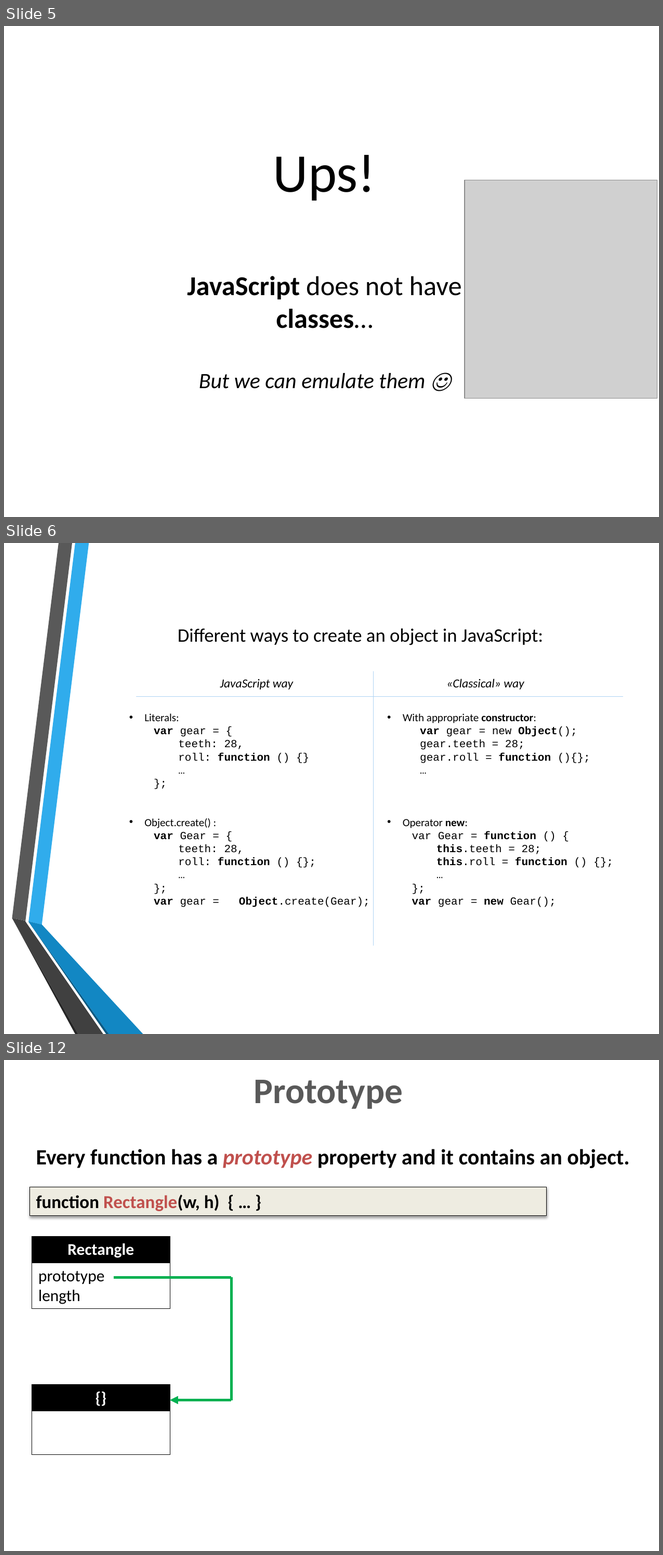
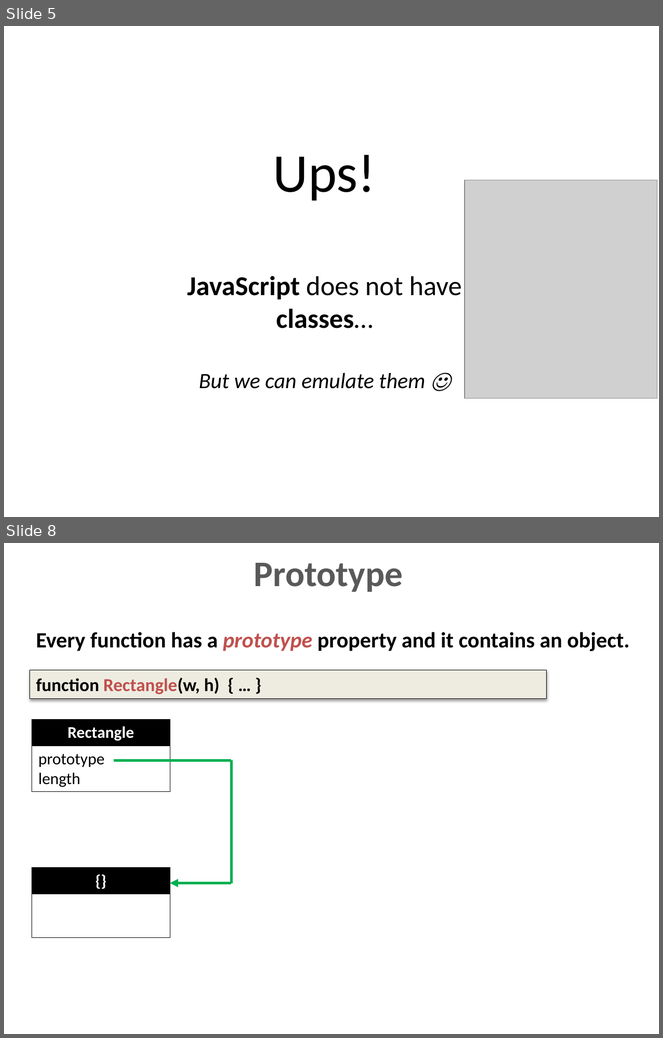
Before and after one commit to dzmitry-varabei/front-end-course, a slide deck: inheritance-in-javascript/Inheritance.pptx. Shown one above the other, each under a label of ours: slides 5, 6 and 12 before the commit, slides 5 and 8 after it; the slides between them are not shown. The pictures are 663x1555 and 663x1038 pixels, drawn with LibreOffice and Linux fonts; fonts in the diff are those of the drawing; grey boxes stand for pictures; background and template pictures are left out. Boxes give left, top, right and bottom in pixels: in the first picture for what was removed or moved away, otherwise in the second. Text is boxed around its words. In the diff, an @@ line names an element or a change of style, - is before the commit and + after.

```diff
--- a/inheritance-in-javascript/Inheritance.pptx
+++ b/inheritance-in-javascript/Inheritance.pptx
@@ slide 6 removed at [4,543,659,1034], background picture (left out) @@
@@ text removed at [178,628,543,645] @@
-Different ways to create an object in JavaScript:
@@ text removed at [220,679,293,690] @@
-JavaScript way
@@ line removed from (374, 671) to (374, 946) @@
@@ text removed at [447,679,524,690] @@
-«Classical» way
@@ line removed from (137, 696) to (623, 696) @@
@@ text removed at [144,714,370,908] @@
-• Literals:
-var gear = {
-teeth: 28,
-roll: function () {}
-…
-};
-• Object.create() :
-var Gear = {
-teeth: 28,
-roll: function () {};
-…
-};
-var gear = Object.create(Gear);
@@ text removed at [403,714,577,908] @@
-• With appropriate constructor:
-  var gear = new Object();
-  gear.teeth = 28;
-  gear.roll = function (){};
-  …
-• Operator new:
-var Gear = function () {
-this.teeth = 28;
-this.roll = function () {};
-…
-};
-var gear = new Gear();
@@ group removed at [12,543,143,1034]: 6 freeform shapes @@
@@ what was slide 12 is now slide 8 @@
```
Also in this commit, not shown: 2 slides changed, 1 slide added, 4 other slides removed, 2 other files.
